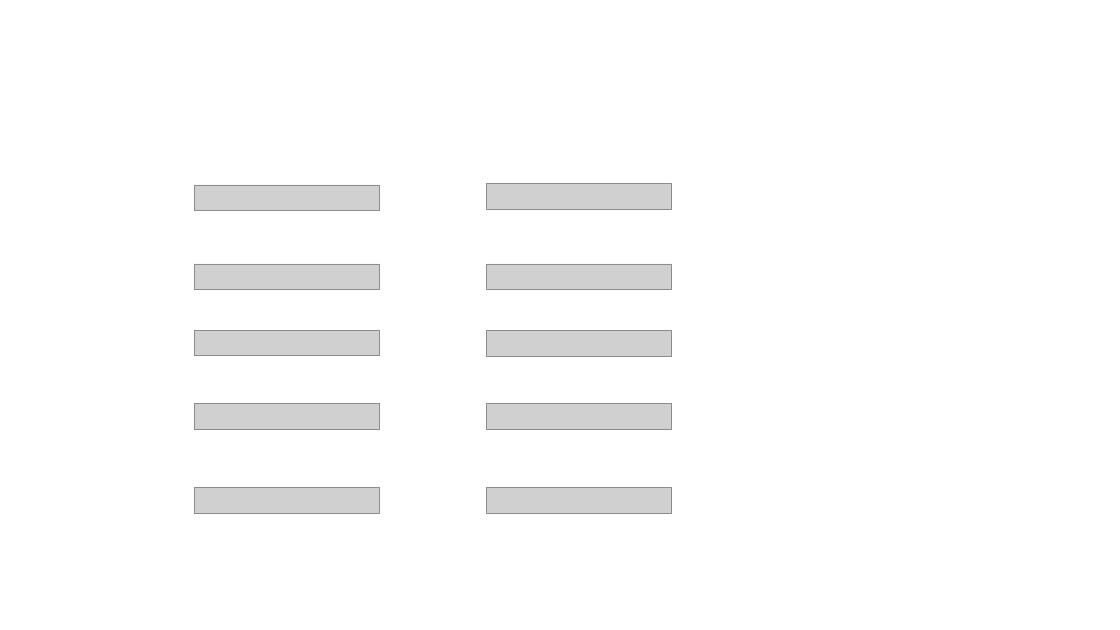
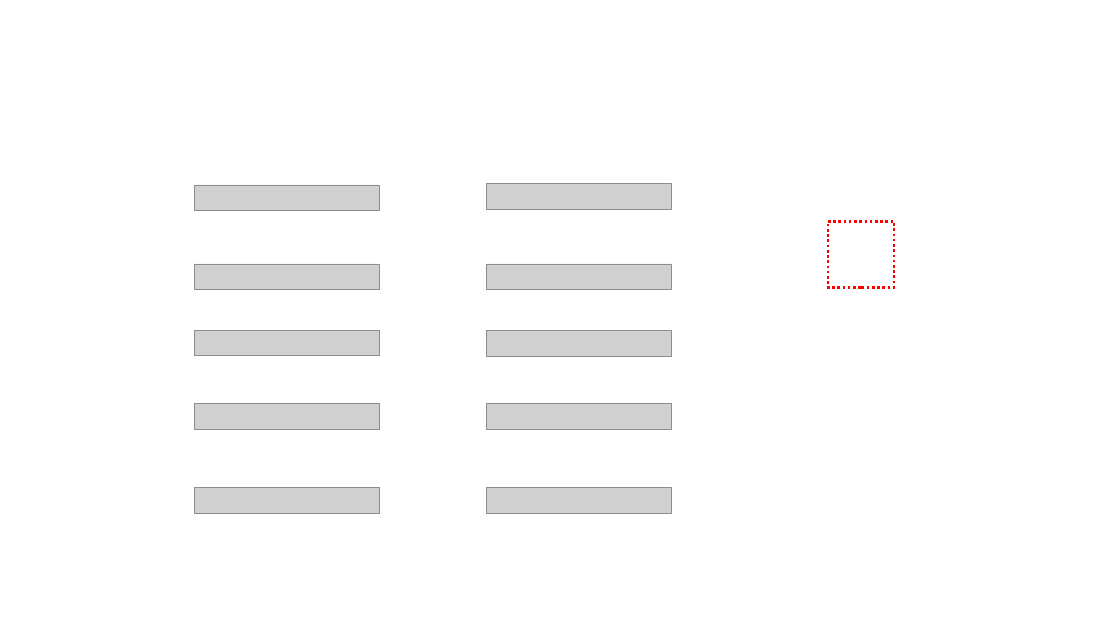
Before and after one commit to dont-stay-up-late/software-engineering, a slide deck: slide 5 of res/PS/图片制作.pptx. Drawn at 1120x630 pixels with LibreOffice and Linux fonts; fonts in the diff are those of the drawing; grey boxes stand for pictures. Boxes give left, top, right and bottom in pixels: in the first picture for what was removed or moved away, otherwise in the second. Text is boxed around its words. In the diff, an @@ line names an element or a change of style, - is before the commit and + after.

```diff
--- a/res/PS/图片制作.pptx
+++ b/res/PS/图片制作.pptx
@@ rectangle added at bbox=[828, 221, 895, 287], outline #FF0000 2.25 pt dashed @@
```
Also in this commit, not shown: 5 other files.
